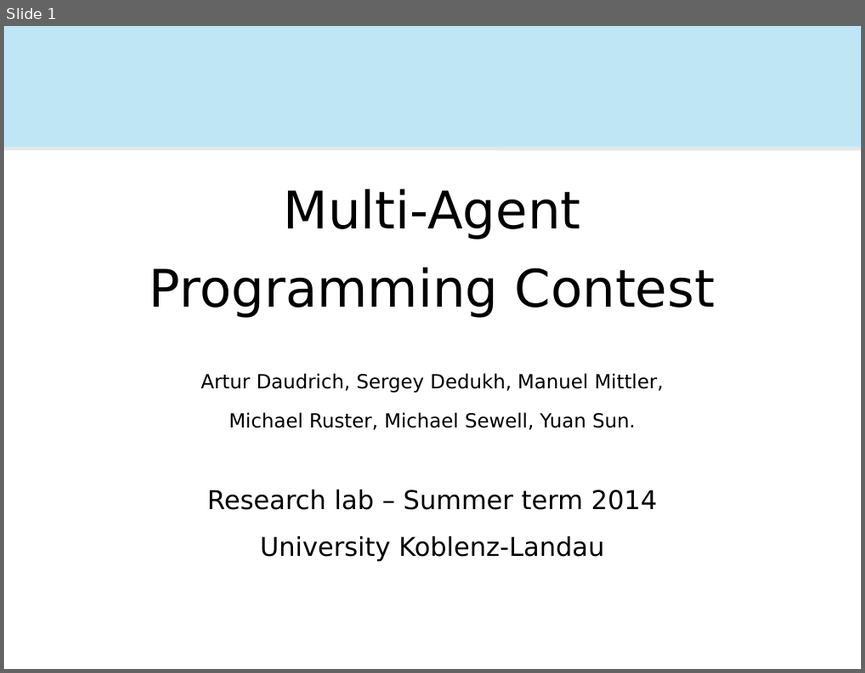
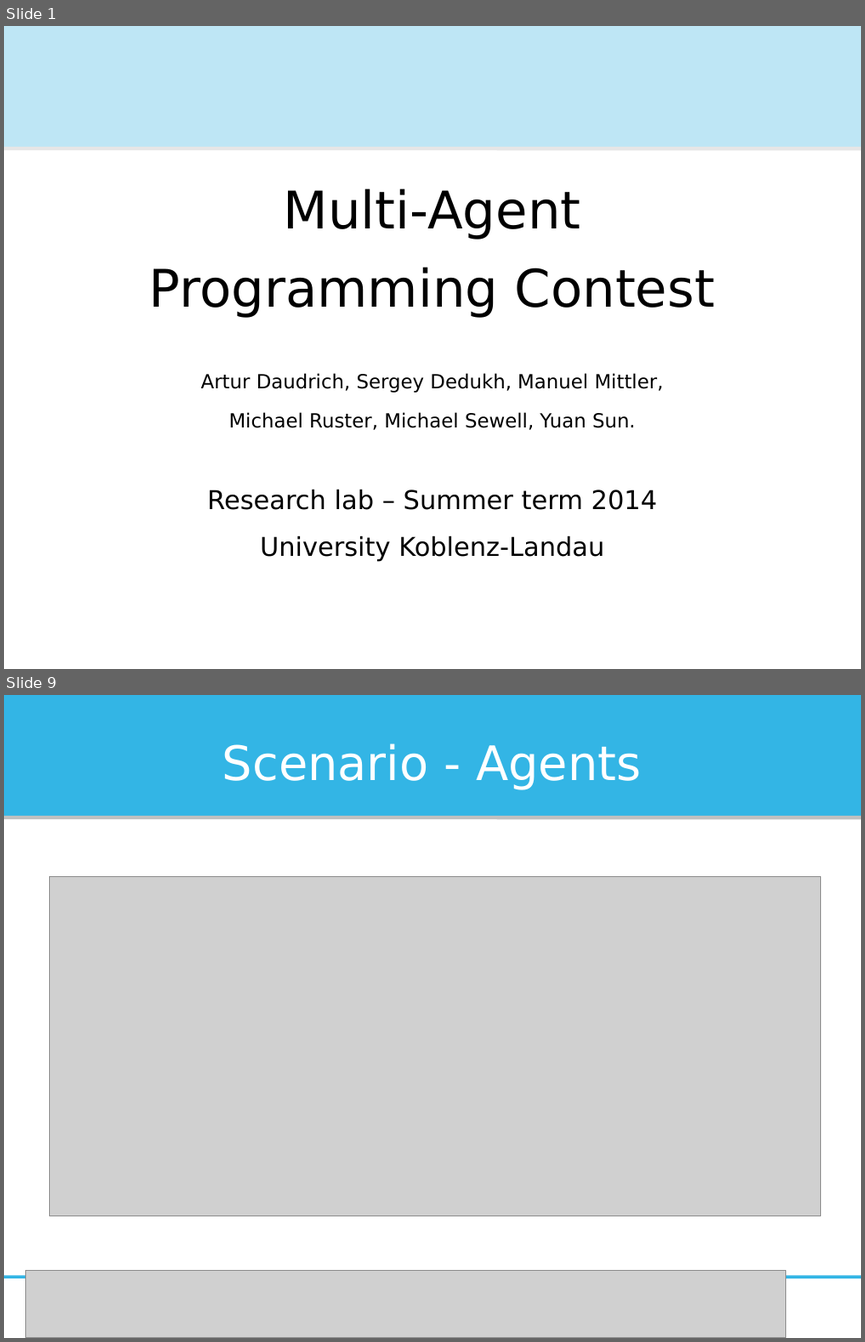
Before and after one commit to Institute-Web-Science-and-Technologies/mapc, a slide deck: Oberseminar/presentation.ppt. Shown one above the other, each under a label of ours: slide 1 before the commit, slides 1 and 9 after it; the slides between them are not shown. The pictures are 865x673 and 865x1342 pixels, drawn with LibreOffice and Linux fonts; fonts in the diff are those of the drawing; grey boxes stand for pictures. Boxes give left, top, right and bottom in pixels: in the first picture for what was removed or moved away, otherwise in the second. Text is boxed around its words. In the diff, an @@ line names an element or a change of style, - is before the commit and + after.

```diff
--- a/Oberseminar/presentation.ppt
+++ b/Oberseminar/presentation.ppt
@@ slide 9 added at [4, 695, 861, 1338], background #FFFFFF @@
@@ rounded rectangle added at [4, 695, 861, 817], fill #33B5E5 @@
@@ title added at [222, 743, 641, 790], 44 pt, text #FFFFFF @@
+Scenario - Agents
@@ line added from (4, 817) to (861, 818), #C0C0C0 3.4 pt @@
@@ picture added at [50, 877, 821, 1216] @@
@@ line added from (4, 1276) to (861, 1276), #33B5E5 2.83 pt @@
@@ picture added at [26, 1270, 786, 1338] @@
```
Also in this commit, not shown: 22 slides changed.
